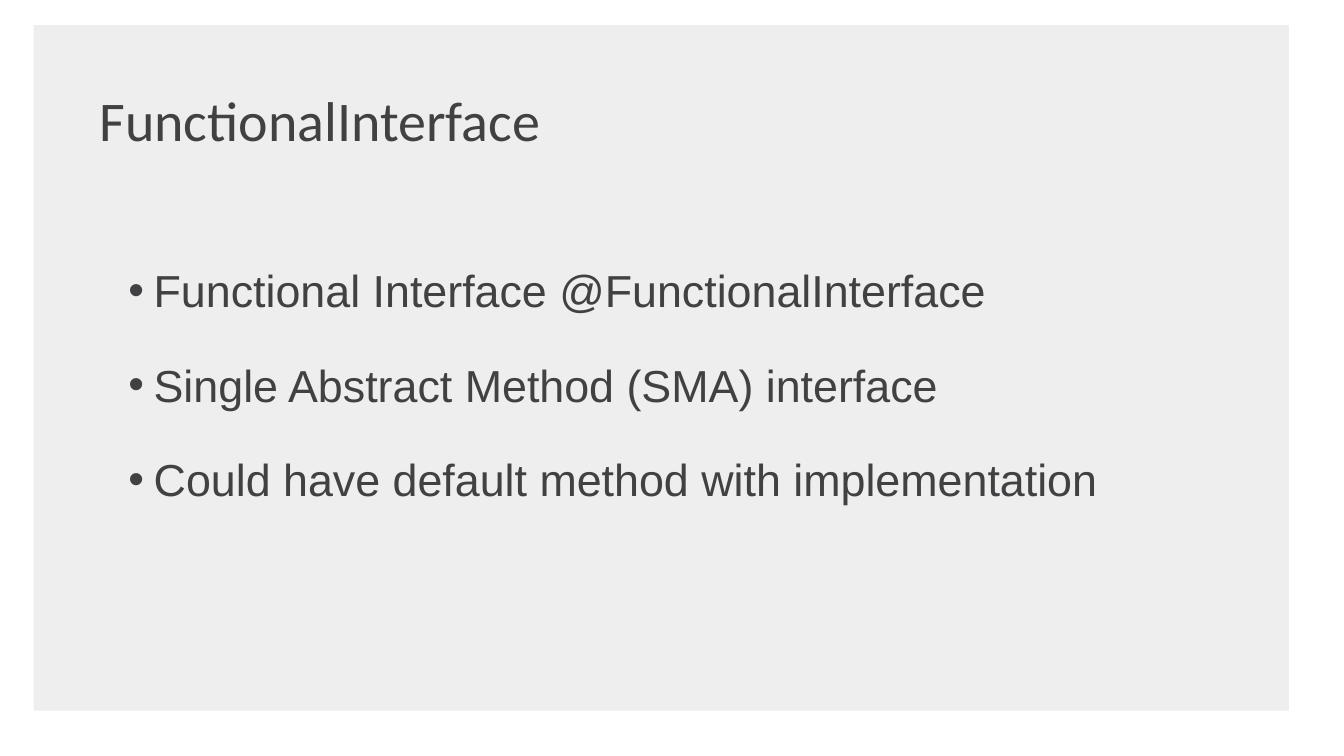
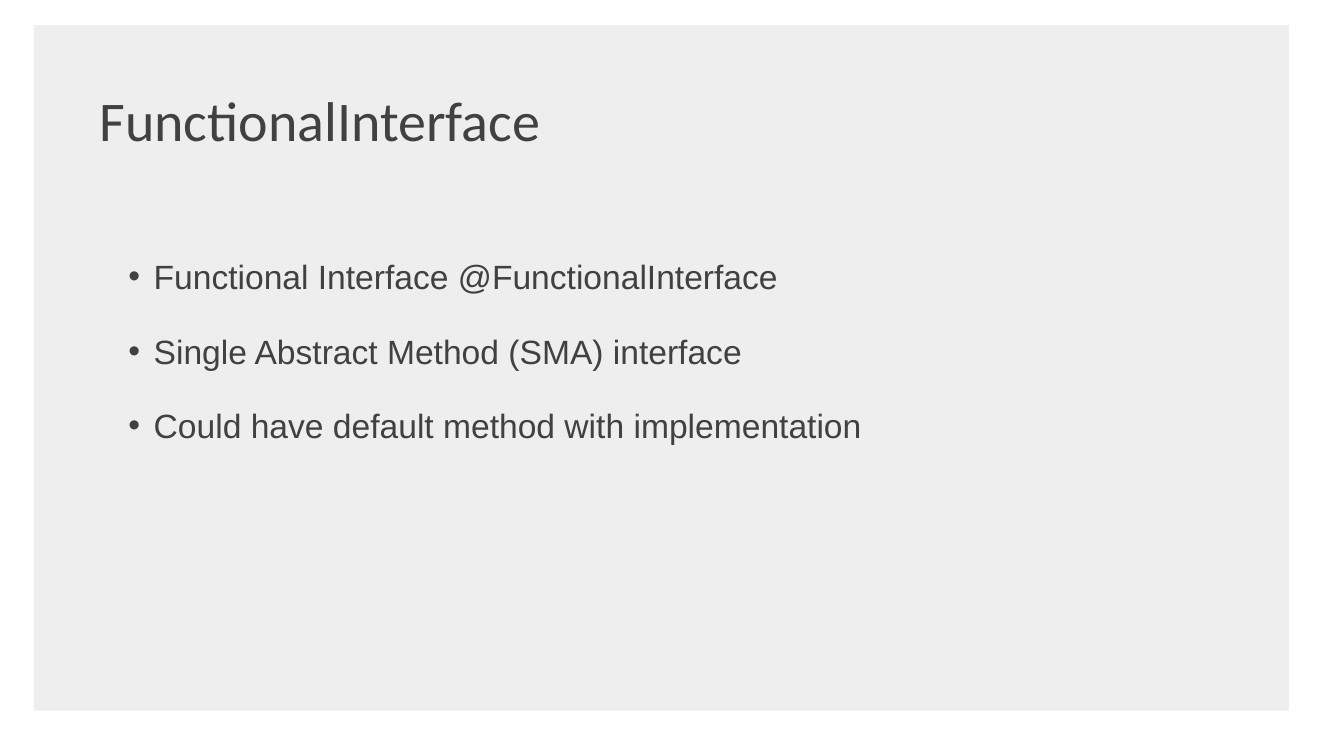
Before and after one commit to shaojie-xu-kp/Java8_lunch_learn, a slide deck: slide 11 of Java 8 & TDP.pptx. Drawn at 1344x756 pixels with LibreOffice and Linux fonts; fonts in the diff are those of the drawing; background and template pictures are left out. Boxes give left, top, right and bottom in pixels: in the first picture for what was removed or moved away, otherwise in the second. Text is boxed around its words. In the diff, an @@ line names an element or a change of style, - is before the commit and + after.

Commit message:
change ppt

```diff
--- a/Java 8 & TDP.pptx
+++ b/Java 8 & TDP.pptx
@@ text "Functional Interface @FunctionalInterface" at (154, 264, 862, 445): size 32 to 24 pt @@
```
Also in this commit, not shown: 9 slides added, 2 slides removed.
